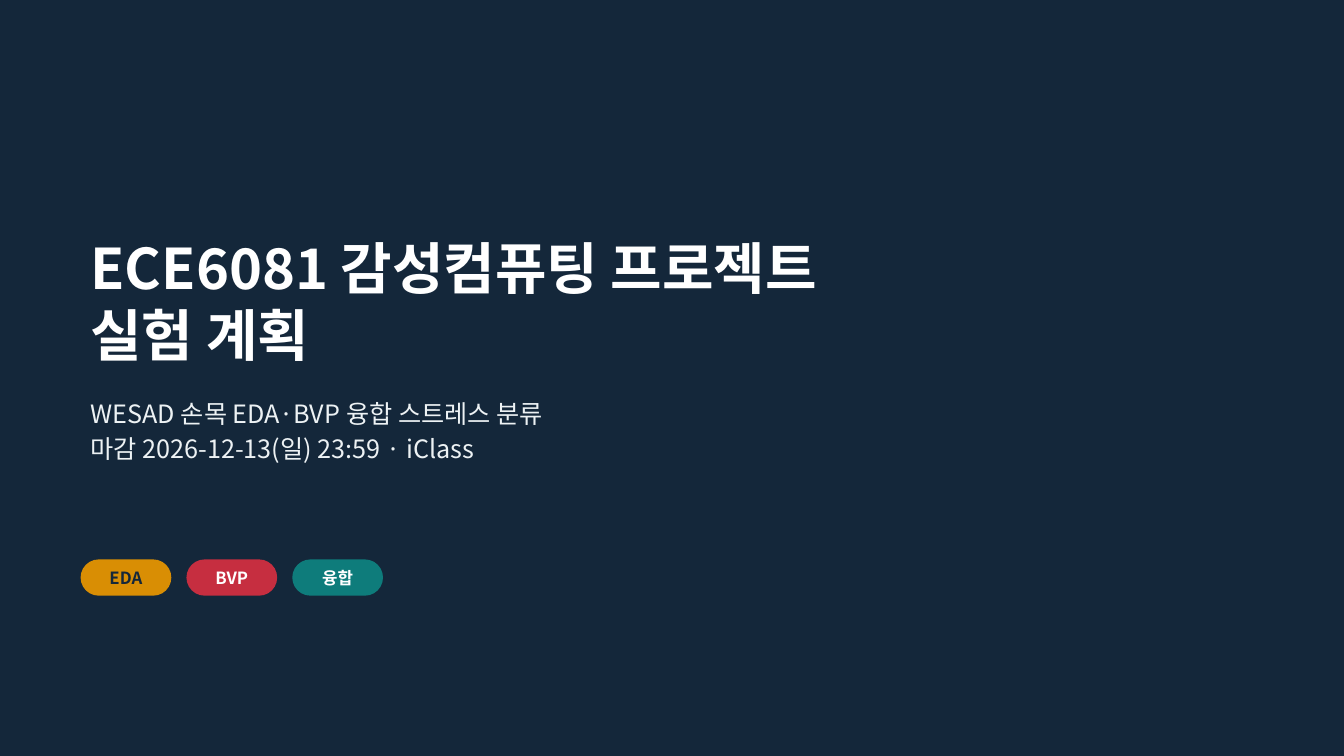
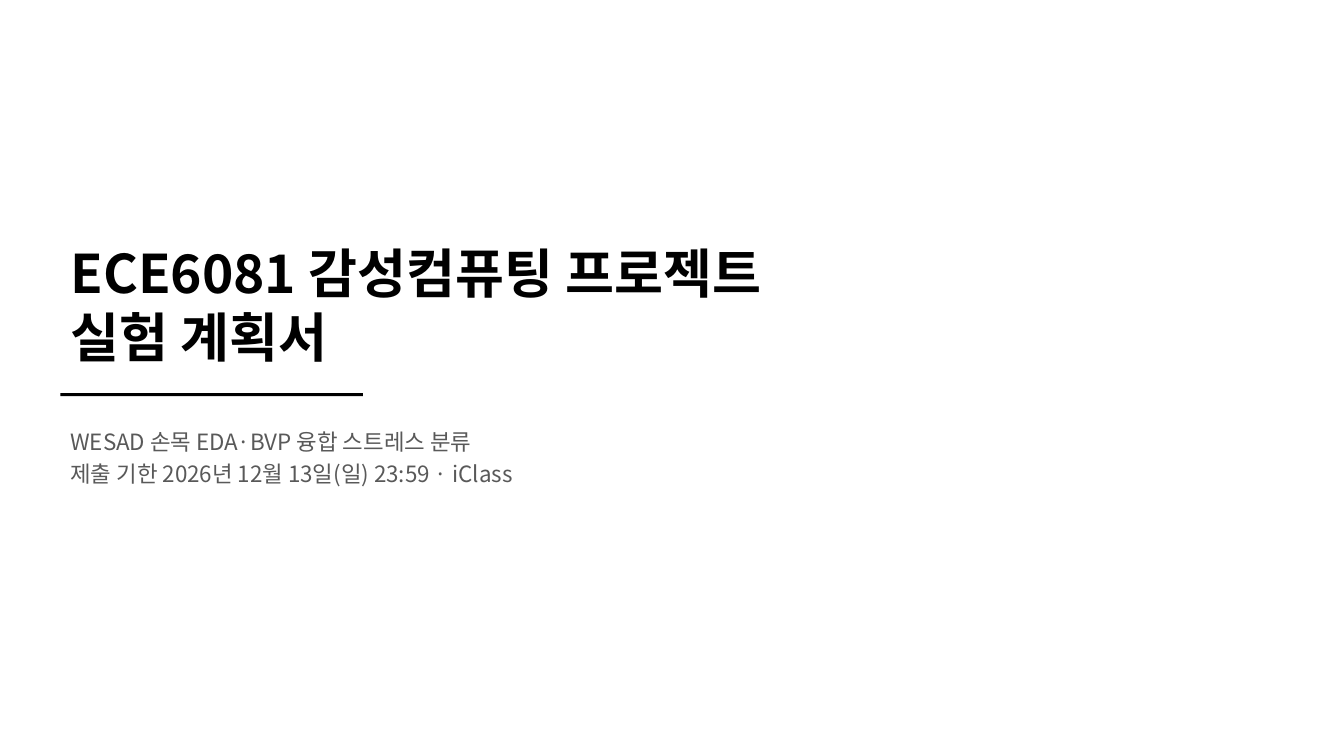
Before and after one commit to HuiJongJung/ece6081-affective-computing, a slide deck: slide 1 of docs/experiment_plan.pptx. Drawn at 1344x756 pixels with LibreOffice and Linux fonts; fonts in the diff are those of the drawing. Boxes give left, top, right and bottom in pixels: in the first picture for what was removed or moved away, otherwise in the second. Text is boxed around its words. In the diff, an @@ line names an element or a change of style, - is before the commit and + after.

```diff
--- a/docs/experiment_plan.pptx
+++ b/docs/experiment_plan.pptx
@@ background #14273A to #FFFFFF @@
@@ title "ECE6081 감성컴퓨팅 프로젝트": place and size @@
-title "ECE6081 감성컴퓨팅 프로젝트" at box(91, 242, 817, 361)
+title "ECE6081 감성컴퓨팅 프로젝트" at box(70, 248, 762, 362)
@@ title at box(70, 248, 762, 298): size 40 to 38 pt, text colour #FFFFFF to #000000 in "ECE6081 감성컴퓨팅 프로젝트" @@
@@ title at box(70, 312, 327, 362): text changed; size 40 to 38 pt; text colour #FFFFFF to #000000 @@
-실험 계획
+실험 계획서
@@ rectangle added at box(60, 393, 363, 396), fill #000000 @@
@@ text "WESAD 손목 EDA·BVP 융합 스트레스 ...": place and size @@
-text "WESAD 손목 EDA·BVP 융합 스트레스 ..." at box(91, 402, 542, 463)
+text "WESAD 손목 EDA·BVP 융합 스트레스 ..." at box(70, 431, 512, 486)
@@ text at box(70, 431, 471, 452): size 18 to 16 pt, text colour #EDF2F4 to #595959 in "WESAD 손목 EDA·BVP 융합 스트레스 분류" @@
@@ text at box(70, 463, 512, 486): text changed; size 18 to 16 pt; text colour #EDF2F4 to #595959 @@
-마감 2026-12-13(일) 23:59 · iClass
+제출 기한 2026년 12월 13일(일) 23:59 · iClass
@@ rounded rectangle removed at box(81, 560, 171, 596) @@
-EDA
@@ rounded rectangle removed at box(187, 560, 277, 596) @@
-BVP
@@ rounded rectangle removed at box(292, 560, 383, 596) @@
-융합
```
Also in this commit, not shown: 13 other slides changed, 1 slide added, 2 slides removed.
